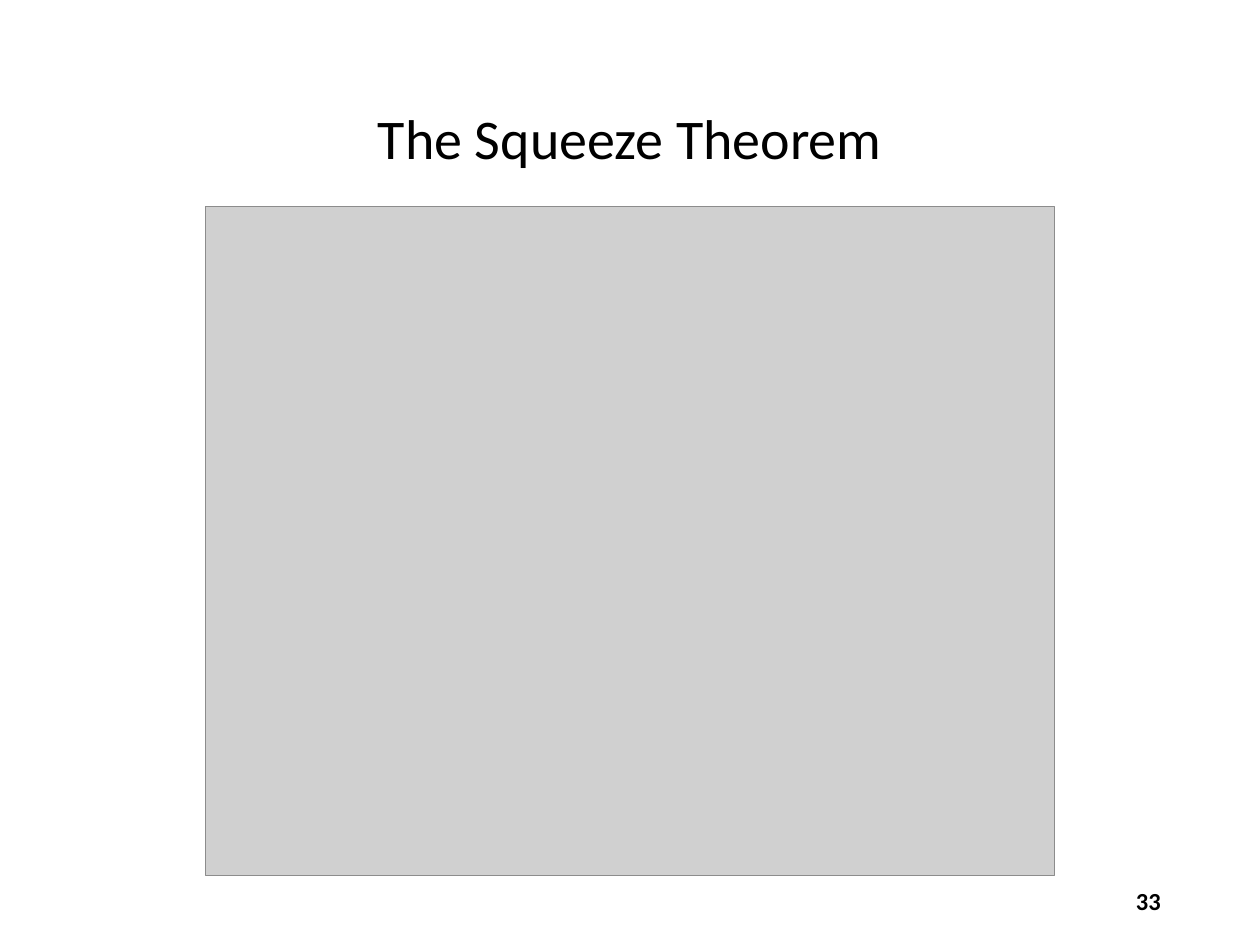
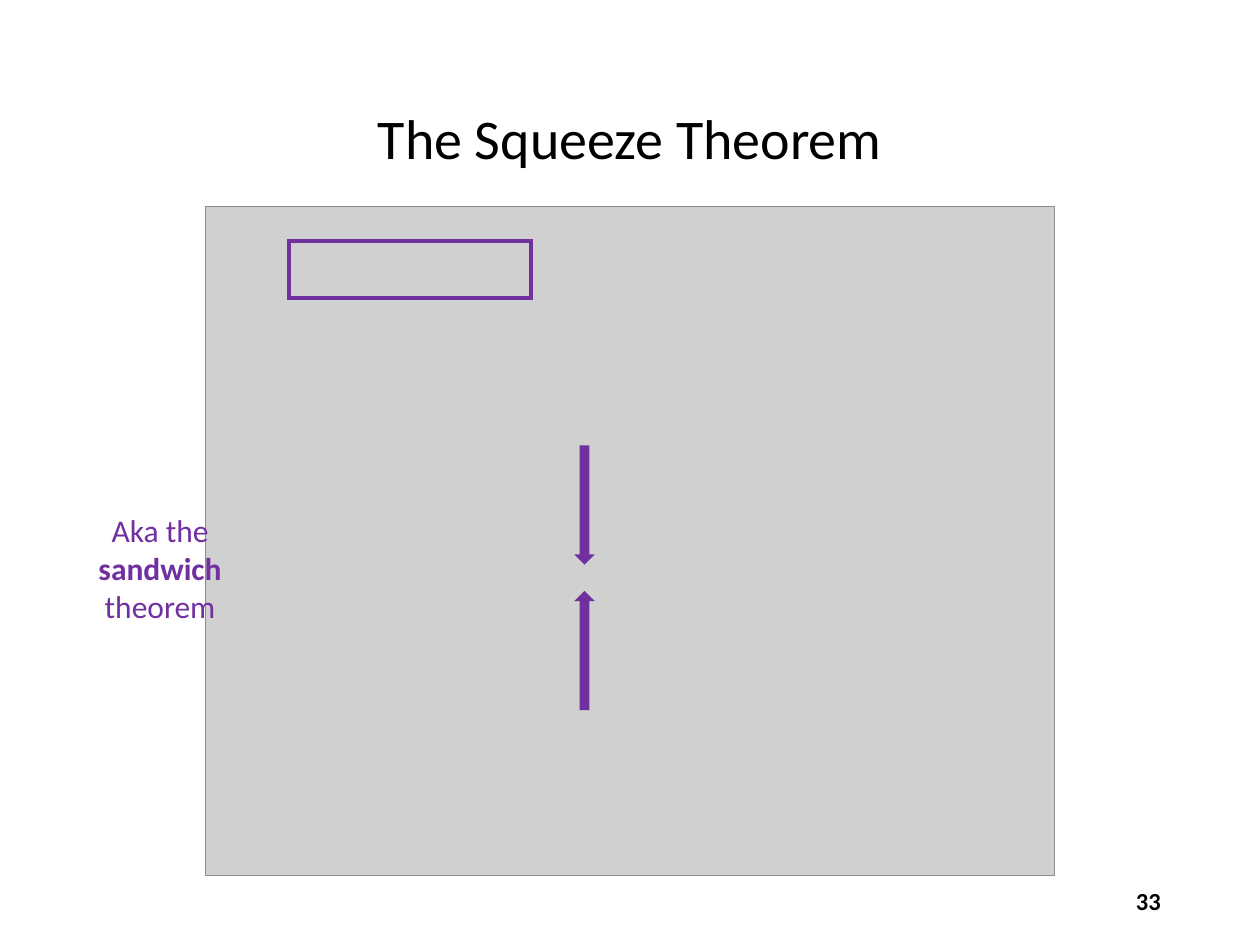
Before and after one commit to dbiersach/scicomp101, a slide deck: slide 33 of Session 06 - Infinite Series and Limits/Session 06 - Infinite Series and Limits.pptx. Drawn at 1260x945 pixels with LibreOffice and Linux fonts; fonts in the diff are those of the drawing; grey boxes stand for pictures. Boxes give left, top, right and bottom in pixels: in the first picture for what was removed or moved away, otherwise in the second. Text is boxed around its words. In the diff, an @@ line names an element or a change of style, - is before the commit and + after.

```diff
--- a/Session 06 - Infinite Series and Limits/Session 06 - Infinite Series and Limits.pptx
+++ b/Session 06 - Infinite Series and Limits/Session 06 - Infinite Series and Limits.pptx
@@ rectangle added at <box>289,241,530,297</box>, outline #7030A0 2.25 pt @@
@@ down arrow added at <box>576,446,592,563</box>, fill #7030A0, outline #7030A0 1 pt @@
@@ text added at <box>98,516,221,625</box>, 18 pt, text #7030A0 @@
+Aka the sandwich theorem
@@ down arrow added at <box>576,592,592,709</box>, fill #7030A0, outline #7030A0 1 pt @@
```
Also in this commit, not shown: 3 other slides changed, 3 slides added.
